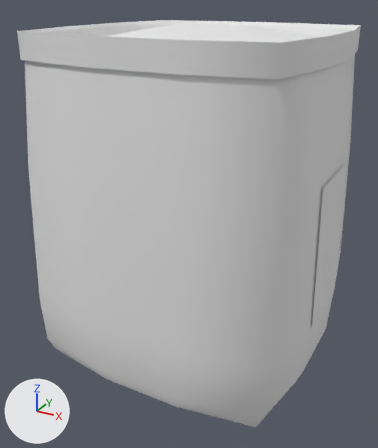
Before and after pictures for a commit that changed the Blender file src/boxloader_hesco_1.blend.
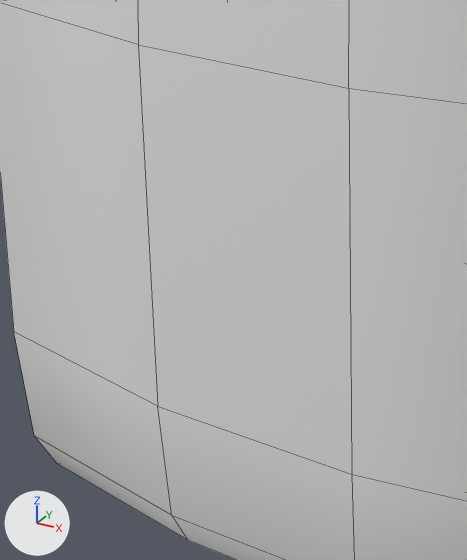
Old and new are each drawn whole from a 50 mm camera at (1.013, -1.465, 1.523) aimed at (-0.024, 0.421, 0.58) and again close up on the part from 9% to 57% of the width and 38% to 86% of the height. Arrows for +X, +Y and +Z are at lower left; the lights stay in place. The close-ups show mesh edges as thin lines.

The first close-up shows 'hesco_sand'.
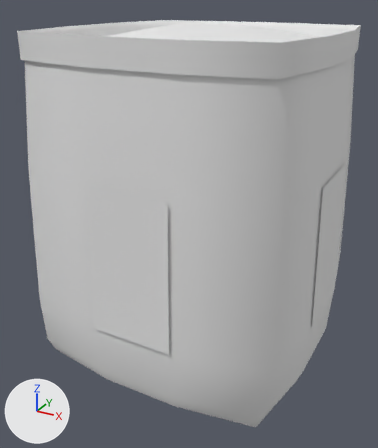
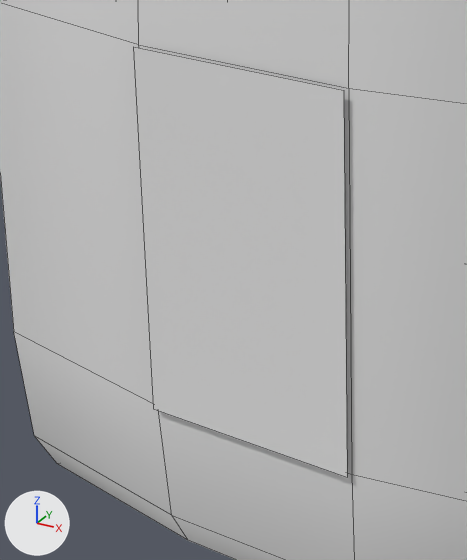
Location of each change, (x1, y1, x2, y2) in pixels of the close-ups (467 x 560 px):
part 1 of me_hesco_sand, added: after (133, 47, 347, 477)

The change, as a diff of the scene's bpy script:
```diff
--- a/src/boxloader_hesco_1.blend.py
+++ b/src/boxloader_hesco_1.blend.py
@@ me_hesco_sand @@
 me_hesco_sand.from_pydata(...)  # 168 vertices, 156 faces; spans x -0.592..0.595, y -0.088..1.088, z 0.0..1.409
 # used by ob_hesco_sand; location = (0.0, 0.0, 0.0)
 # verts and faces of me_hesco_sand; kept vertices keep their numbers, new ones are numbered from 168
+# me_hesco_sand part 1
+verts[184] = (-0.174, -0.079, 0.884)  # pixel (133, 46)
+verts[185] = (0.17, -0.079, 0.884)  # pixel (343, 90)
+verts[186] = (-0.179, -0.097, 0.286)  # pixel (153, 408)
+verts[187] = (0.175, -0.097, 0.286)  # pixel (347, 477)
+faces += [(184, 186, 187, 185)]
 me_hesco_sand.materials.append(mat_hesco)
```
